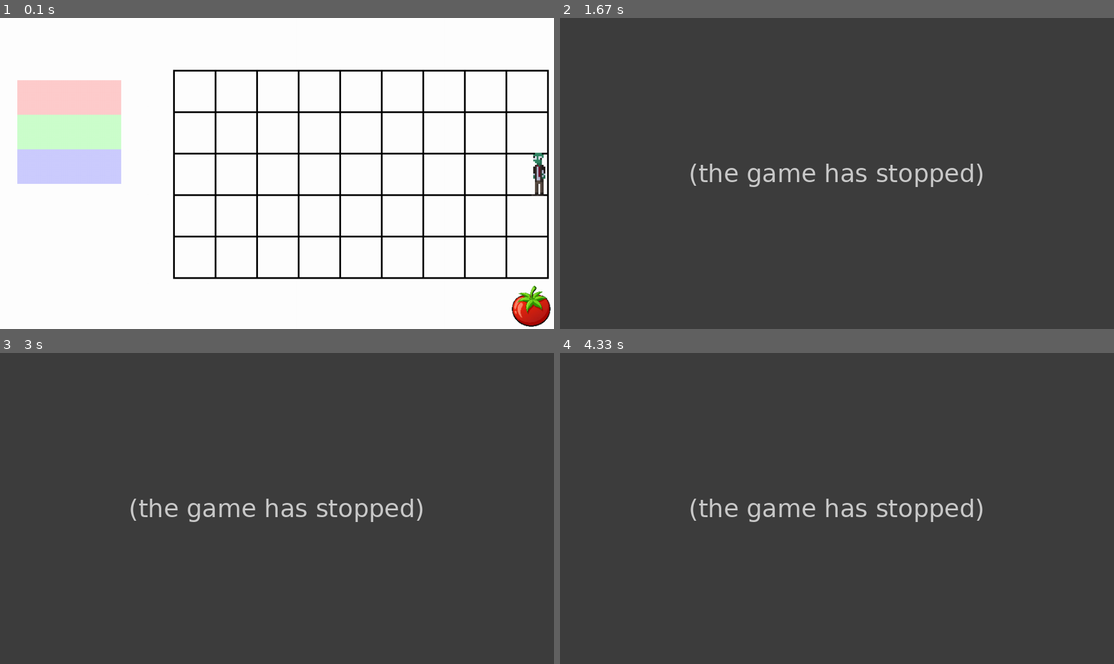
Above: before the commit, frames 1-4 (two rows, left to right).
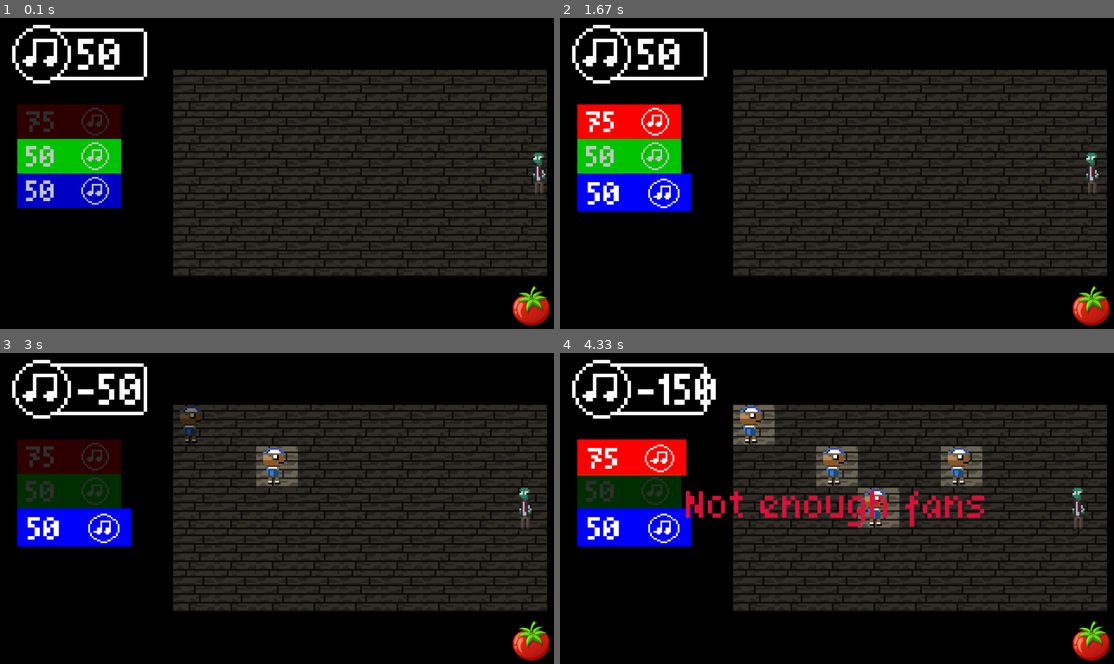
Above: after the commit, the same moments.

Repository: vocaz/pygametowerdefense
Game: pygame game, started from main.py
Two runs of this game, one before a commit and one after it. Both use one fixed random seed, a clock stepped at 60 frames per second and the inputs below.
Inputs (mouse positions are in pixels of both pictures, inside the frame that each line leads up to):
- Up to frame 1 (0.1 s): no input
- Up to frame 2 (1.67 s): tap 1 at 0.33 s; click (837, 192) at 0.72 s; click (665, 126) at 1.05 s; tap 3 at 1.33 s
- Up to frame 3 (3 s): tap 2 at 1.67 s; click (66, 527) at 2.05 s; click (260, 455) at 2.38 s; click (199, 443) at 2.72 s
- Up to frame 4 (4.33 s): click (875, 508) at 3.05 s; hold 2 3.33-3.8 s; click (953, 452) at 3.88 s; click (676, 446) at 4.22 s

The runs differ from the first frame. In frame 1, 97% of the frame differs, in the area x 0-100%, y 0-100%; in frame 2, 81%; in frame 3, 81%; in frame 4, 82%.
Error before the commit: AttributeError: 'testRed' object has no attribute 'img' (main.py line 198); the game stopped at 0.73 s (later frames are placeholders)

Commit message:
hella integration

Diff:
--- a/assets.py
+++ b/assets.py
@@ -5,6 +5,9 @@
     def load(cls):
         root = 'data/'
         cls.Images = {
+    "projectiles":{1:pygame.image.load("data/images/projectiles/tambourine.png"),},
+    "tiles":{"wood":pygame.image.load("data/images/misc/wood tile.png")},
+    "fans":{"counter":pygame.image.load("data/images/ui/fan counter.png"),"icon":pygame.image.load("data/images/ui/fan icon.png")},
     "towers":{1:pygame.image.load("data/images/towers/tambourine.png")},
     "tomato":[pygame.image.load("data/images/ui/tomato.png").convert_alpha(),0],
     "monsters":{1:pygame.image.load("data/images/monsters/normal.png")}
--- a/bullets.py
+++ b/bullets.py
@@ -1,6 +1,21 @@
 import pygame
 import math
 import random
+from assets import *
 
 class Bullet:
-    def __init__(self,):
+    def __init__(self,typeid,cords,velocity,damage,range):
+        self.typeid = typeid
+        self.origin = cords
+        self.cur_cords = cords
+        self.velocity = velocity
+        self.damage = damage
+        self.img = assets.Images["projectiles"][typeid]
+        self.range = range
+    def get_rect(self):
+        return pygame.Rect(self.cords, self.img.get_size())
+    def update(self):
+        self.cur_cords[0] += self.velocity[0]
+        self.cur_cords[1] += self.velocity[1]
+    def draw(self, targetdisplay):
+        targetdisplay.blit(self.img, (int(self.cur_cords[0]), int(self.cur_cords[1])))
--- a/main.py
+++ b/main.py
@@ -5,8 +5,28 @@
 from assets import *
 from towers import *
 
+#pygame setup
+clock = pygame.time.Clock()
+reallength = 320
+realheight = 180
+scaledlength = 960
+scaledheight = 540
+scaledwindow = pygame.display.set_mode((scaledlength,scaledheight))
+realwindow = pygame.Surface((reallength,realheight))
+pygame.init()
+assets.load()
+
+#playtime management
+fancount = 50
+time_of_last_fan = 0
+endframetext = ''
+endframetextcolour = (255,255,255)
+endframetextduration = 0 #duration in frames in which the text at the end of the frame stays there
+projectiles = []
+monster_lanes = [0,0,0,0,0]
 #testing variables
 dospawn = 1
+spawn_fan = True
 
 #spawn system
 monster_timer = 1
@@ -23,23 +43,17 @@
 mouse_pos = []
 click = 0
 
-#pygame setup
-clock = pygame.time.Clock()
-reallength = 320
-realheight = 180
-scaledlength = 960
-scaledheight = 540
-scaledwindow = pygame.display.set_mode((scaledlength,scaledheight))
-realwindow = pygame.Surface((reallength,realheight))
-pygame.init()
-
+#font initialization
+size16 = pygame.font.Font("data/quaver.ttf", 16)
+size23 = pygame.font.Font("data/quaver.ttf", 23)
+size32 = pygame.font.Font("data/quaver.ttf", 32)
+size48 = pygame.font.Font("data/quaver.ttf", 48)
+size60 = pygame.font.Font("data/quaver.ttf", 60)
 #globals
 size = 1
 scalingdirection = 1
-assets.load()
 current_tower = 0
 is_tomatoing = False
-font = pygame.font.Font(None,40)
 grid = [[0,0,0,0,0,0,0,0,0],
         [0,0,0,0,0,0,0,0,0],
         [0,0,0,0,0,0,0,0,0],
@@ -52,7 +66,22 @@
 cursor.fill((255,255,255))
 cursor_mask = pygame.mask.from_surface(cursor)
 
-
+def fan_manager():
+    global time_of_last_fan
+    global time_of_next_fan
+    global fancount
+    icon_surf = assets.Images["fans"]["counter"]
+    icon_surf = pygame.transform.scale_by(icon_surf,2)
+    icon_rect = icon_surf.get_rect(topleft=(5,0))
+    if time_of_last_fan == 0:
+        time_of_last_fan = pygame.time.get_ticks()
+        time_of_next_fan = time_of_last_fan + 10000
+    if spawn_fan:
+        if pygame.time.get_ticks() >= time_of_next_fan:
+            fancount += 25
+            time_of_last_fan = 0
+    realwindow.blit(size23.render("{:,}".format(fancount), False, (255, 255, 255)), (45, 12))
+    realwindow.blit(icon_surf, icon_rect)
 def kill_tower(towervar):
     target_cords = [towervar.cords["x"], towervar.cords["y"]]
     global grid
@@ -60,14 +89,14 @@
     del towervar
     grid[target_cords[1]][target_cords[0]] = 0
 
-def draw_monsters():
+def handle_monsters():
     global grid
     global monsters
-    monster_lanes = [False, False, False, False, False]
+    global monster_lanes
     for index, monster in sorted(enumerate(monsters), reverse = True):
         monster.update(grid)
         monster.draw(realwindow)
-        monster_lanes[monster.lane] = True
+        monster_lanes[monster.lane] = [monster.cords["x"], monster.cords["y"]]
 def spawn_monster():
     lanes = [0,1,2,3,4]
     try:
@@ -77,13 +106,17 @@
     spawnlane = random.choice(lanes)
     lastspawnedlane = spawnlane
     monsters.append(RobZombie(spawnlane))
-def draw_centretext(text,colour):
-    realwindow.fill((0,0,0))
-    closing_text = font.render(text, True, colour)
+def closing():
+    scaledwindow.fill((0,0,0))
+    draw_front_and_centre_text("Closing...", (255, 255, 255))
+    pygame.display.update()
+    running = False
+    pygame.quit()
+def draw_front_and_centre_text(text,colour): #this a function designed to run at the very end of the frame. it simply draws given text of a specific font onto the scaledwindow after the realwindow has been scaled onto it
+    closing_text = size60.render(text, True, colour)
     closing_text_rect = closing_text.get_rect()
-    closing_text_rect.center = (reallength // 2, realheight // 2)
-    realwindow.blit(closing_text, closing_text_rect)
-    scaledwindow.blit(pygame.transform.scale(realwindow, (scaledlength,scaledheight)), position)
+    closing_text_rect.center = (scaledlength // 2, scaledheight // 2)
+    scaledwindow.blit(closing_text, closing_text_rect)
 def reset_towerselection():
     global current_tower
     current_tower = 0
@@ -135,8 +168,16 @@
                 is_tomatoing = False
             print(is_tomatoing)
     scaledwindow.blit(keyed_tomato_scaled, tomato_rect_scaled)
+def show_notenoughfans():
+    global endframetextduration
+    global endframetext
+    global endframetextcolour
+    endframetext = 'Not enough fans'
+    endframetextcolour = pygame.Color('crimson')
+    endframetextduration = 30
 def check_towerselection():
     y = 0
+    global fancount
     global current_tower
     global size
     global scalingdirection
@@ -146,7 +187,12 @@
         colour = towertype.colour
         button_surf = pygame.Surface((60, 20))
         button_surf.fill(colour)
-        button_rect = button_surf.get_rect(center=(40, y * 20 + 46))
+        icon_surf = assets.Images["fans"]["icon"]
+        icon_rect = icon_surf.get_rect(center = (button_surf.get_width()/2,button_surf.get_height()/2))
+        icon_rect.move_ip(15,0)
+        button_surf.blit(icon_surf,icon_rect)
+        button_surf.blit(size16.render("{:,}".format(towertype.cost), False, (255, 255, 255)), (5, 4))
+        button_rect = button_surf.get_rect(center=(40, y * 20 + 60))
         if button_rect.collidepoint(get_pos(1)[0], get_pos(1)[1]):
             hovered = True
         if hovered == True:
@@ -162,47 +208,60 @@
                 if size <= 1:
                     scalingdirection = 1
                 if click == 1:
-                    current_tower = towertype
+                    if towertype.cost > fancount:
+                        show_notenoughfans()
+                    else:
+                        current_tower = towertype
             else:
                 if click == 1:
                     reset_towerselection()
         else:
-            button_surf.set_alpha(50)
+            if fancount >= towertype.cost:
+                button_surf.set_alpha(200)
+            else:
+                button_surf.set_alpha(50)
         if towertype == current_tower:
             button_surf.set_alpha(255)
             button_surf = pygame.transform.scale_by(button_surf,1.1)
         realwindow.blit(button_surf,button_rect)
         y += 1
 def update_grid(gridvar):
+    global monster_lanes
+    global tile_surf
     global click
     global is_tomatoing
+    global projectiles
+    global fancount
     hovered = False
     y = 0
     for row in gridvar:
         x = 0
         for tile in row:
             cords = {"x":x,"y":y}
-            tile_surf = pygame.Surface((24,24))
+            tile_surf = pygame.Surface.copy(assets.Images["tiles"]["wood"])
             tile_rect = tile_surf.get_rect(topleft=(((x*24) + 100),((y*24) + 30)))
             if tile_rect.collidepoint(get_pos(1)[0], get_pos(1)[1]):
                 hovered = True
             if tile == 0:
                 if hovered == True:
-                    pygame.draw.rect(realwindow,(150,150,150),tile_rect)
-                else:
-                    pygame.draw.rect(realwindow,white,tile_rect)
+                    tile_surf.set_alpha(255)
+                    realwindow.blit(tile_surf,tile_rect)
+                else:
+                    tile_surf.set_alpha(120)
+                    realwindow.blit(tile_surf,tile_rect)
             if isinstance(tile,Tower):
                 if tile.health <= 0:
                     kill_tower(tile)
                 else:
-                    tile_surf = tile.img
-                    sprite_rect = tile_surf.get_rect(center = tile_rect.center)
-                    sprite_rect.move_ip(0,-11)
+                    tile.update(monster_lanes,projectiles)
+                    sprite_surf = tile.img
+                    sprite_rect = sprite_surf.get_rect(bottomleft=(0,24))
+                    tile_surf.blit(sprite_surf,sprite_rect)
                     if hovered == True:
                         tile_surf.set_alpha(120)
                     else:
                         tile_surf.set_alpha(255)
-                    realwindow.blit(tile_surf,sprite_rect)
+                    realwindow.blit(tile_surf,tile_rect)
             if hovered == True:
                 if click == 1:
                     if is_tomatoing == True:
@@ -215,16 +274,26 @@
                         if current_tower == 0:
                             pass
                         else:
+                            fancount -= current_tower.cost
                             grid[y][x] = current_tower(cords)
             hovered = False
             x += 1
         y += 1
-
-    for i in range(6):
-        pygame.draw.line(realwindow,(0,0,0),(100,i*24 + 30),(24*9 + 100,i*24 + 30))
-    for i in range(10):
-        pygame.draw.line(realwindow,(0,0,0),(i*24 + 100,30),(i*24 + 100,5*24 + 30))
-
+def handle_projectiles():
+    global projectiles
+    for i, projectile in sorted(enumerate(projectiles), reverse=True):
+        kill_bullet = False
+        projectile.update()
+        projectile.draw(realwindow)
+        if projectile.range != 0:
+            print(projectile.origin[0])
+            print(projectile.range * 24)
+            if projectile.cur_cords[0] - projectile.origin[0] >= projectile.range * 24:
+                kill_bullet = True
+        if projectile.cur_cords[0] > 352 or -32 > projectile.cur_cords[1]:
+            kill_bullet = True
+        if kill_bullet:
+            projectiles.pop(i)
 running = True
 while running == True:
     if dospawn == 1:
@@ -232,13 +301,11 @@
         dospawn = 0
     click = 0
     deltatime = clock.tick(60)
-    realwindow.fill((255,255,255))
+    realwindow.fill((0, 0, 0))
     mouse_pos = pygame.mouse.get_pos()
     for event in pygame.event.get():
         if event.type == pygame.QUIT:
-            draw_centretext("Closing...",(255,255,255))
-            pygame.display.update()
-            running = False
+            closing()
         elif event.type == pygame.KEYDOWN:
             if event.key == pygame.K_SPACE:
                 tower_cords = []
@@ -251,24 +318,37 @@
                 if current_tower == testRed:
                     reset_towerselection()
                 else:
-                    current_tower = testRed
+                    if fetch_alltowertypes()[0].cost > fancount:
+                        show_notenoughfans()
+                    else:
+                        current_tower = fetch_alltowertypes()[0]
             elif event.key == pygame.K_2:
                 if current_tower == testGreen:
                     reset_towerselection()
                 else:
-                    current_tower = testGreen
+                    if fetch_alltowertypes()[1].cost > fancount:
+                        show_notenoughfans()
+                    else:
+                        current_tower = fetch_alltowertypes()[1]
             elif event.key == pygame.K_3:
                 if current_tower == tambourine:
                     reset_towerselection()
                 else:
-                    current_tower = tambourine
+                    if fetch_alltowertypes()[2].cost > fancount:
+                        show_notenoughfans()
+                    else:
+                        current_tower = fetch_alltowertypes()[2]
         if event.type == pygame.MOUSEBUTTONDOWN and event.button == 1:
             click = 1
-    check_towerselection()
-    update_grid(grid)
-    draw_monsters()
-    newwindow = pygame.transform.scale_by(realwindow,3)
-    scaledwindow.blit(newwindow, position)
-    check_tomato()
-    pygame.display.update()
-pygame.quit()
+    check_towerselection() #draw the buttons for each tower on screen, and check if the player has one selected
+    update_grid(grid) #check for updates on towers (the drawing of towers is included in this section of runtime)
+    fan_manager()#update fan count, as well as increment fan count
+    handle_projectiles()
+    handle_monsters() #update monsters (check for collision with towers or projectiles, update pos) and draw monsters
+    newwindow = pygame.transform.scale(realwindow,(scaledlength,scaledheight))
+    scaledwindow.blit(newwindow, position) #update scaled size window
+    if endframetext != "" and endframetextduration > 0:
+        draw_front_and_centre_text(endframetext,endframetextcolour)
+        endframetextduration -= 1
+    check_tomato() #handle the ability to tomato band members
+    pygame.display.update() #update what is seen
--- a/monsters.py
+++ b/monsters.py
@@ -29,9 +29,9 @@
             self.cords["x"] -= self.movespeed
     def tryeat(self,towervar):
         if self.last_attack_time == 0:
-            self.last_attack_time = time.time()
-            self.time_next_attack = self.last_attack_time + self.cooldown
-        if time.time() >= self.time_next_attack:
+            self.last_attack_time = pygame.time.get_ticks()
+            self.time_next_attack = self.last_attack_time + (self.cooldown * 1000)
+        if pygame.time.get_ticks() >= self.time_next_attack:
             print('attack')
             towervar.ishit(self.damage)
             self.last_attack_time = 0
--- a/towers.py
+++ b/towers.py
@@ -3,6 +3,7 @@
 import assets
 from assets import *
 from pygame.locals import *
+from bullets import *
 class Tower:
     typeid = 0
     cost = -1 #cost in fans per placement
@@ -11,6 +12,8 @@
     health = -1
     cooldown = -1 #seconds between each attack
     name = ''
+    last_attack_time = 0
+    time_next_attack = 0
     surface = []
     instances = []
     def __init__(self,new_cords):
@@ -24,6 +27,7 @@
         self.health -= dmg
         print(f'current hp = {self.health}')
 class testRed(Tower):
+    cost = 75
     health = 300
     colour = (255,0,0)
     name = 'Red'
@@ -32,6 +36,7 @@
         Tower.__init__(self,new_cords)
         testRed.instances.append(self)
 class testGreen(Tower):
+    cost = 50
     health = 300
     colour = (0,255,0)
     name = 'Green'
@@ -41,6 +46,10 @@
         testGreen.instances.append(self)
 class tambourine(Tower):
     typeid = 1
+    cooldown = 1.425
+    cost = 50
+    range = 6
+    damage = 20
     health = 300
     colour = (0,0,255)
     name = 'Tambourine'
@@ -49,3 +58,14 @@
         Tower.__init__(self,new_cords)
         self.img = assets.Images["towers"][self.typeid]
         tambourine.instances.append(self)
+    def update(self,monster_lanes,projectiles):
+        if monster_lanes[self.cords["y"]]:
+            if monster_lanes[self.cords["y"]][0] <= (24*self.range + self.cords["x"]*24 + 100):
+                self.tryattack(((self.cords['x']*24 + 100),(self.cords['y']*24+30)),projectiles)
+    def tryattack(self,origin,projectiles):
+        if self.last_attack_time == 0:
+            self.last_attack_time = pygame.time.get_ticks()
+            self.time_next_attack = self.last_attack_time + (self.cooldown * 1000)
+        if pygame.time.get_ticks() >= self.time_next_attack:
+            projectiles.append(Bullet(1,[origin[0],origin[1]],[2,0],100,2))
+            self.last_attack_time = 0
Binary file added: data/images/misc/wood tile.png
Binary file added: data/images/projectiles/tambourine.png
Binary file added: data/images/ui/fan counter.png
Binary file added: data/images/ui/fan icon.png
Binary file added: data/quaver.ttf
Not shown, added: data/images/projectiles/tambourine.aseprite
Not shown, added: data/images/ui/fan icon.aseprite
